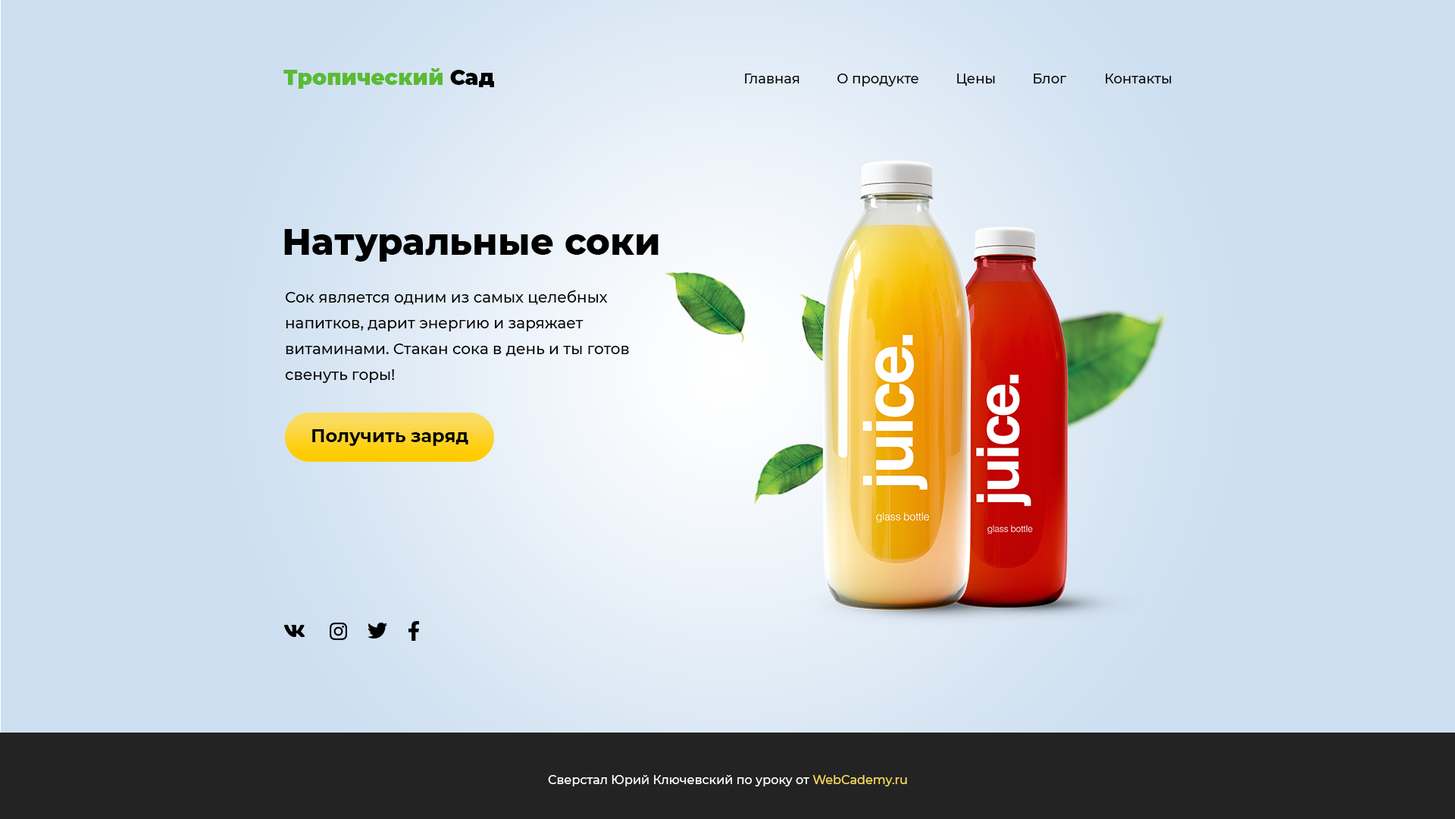
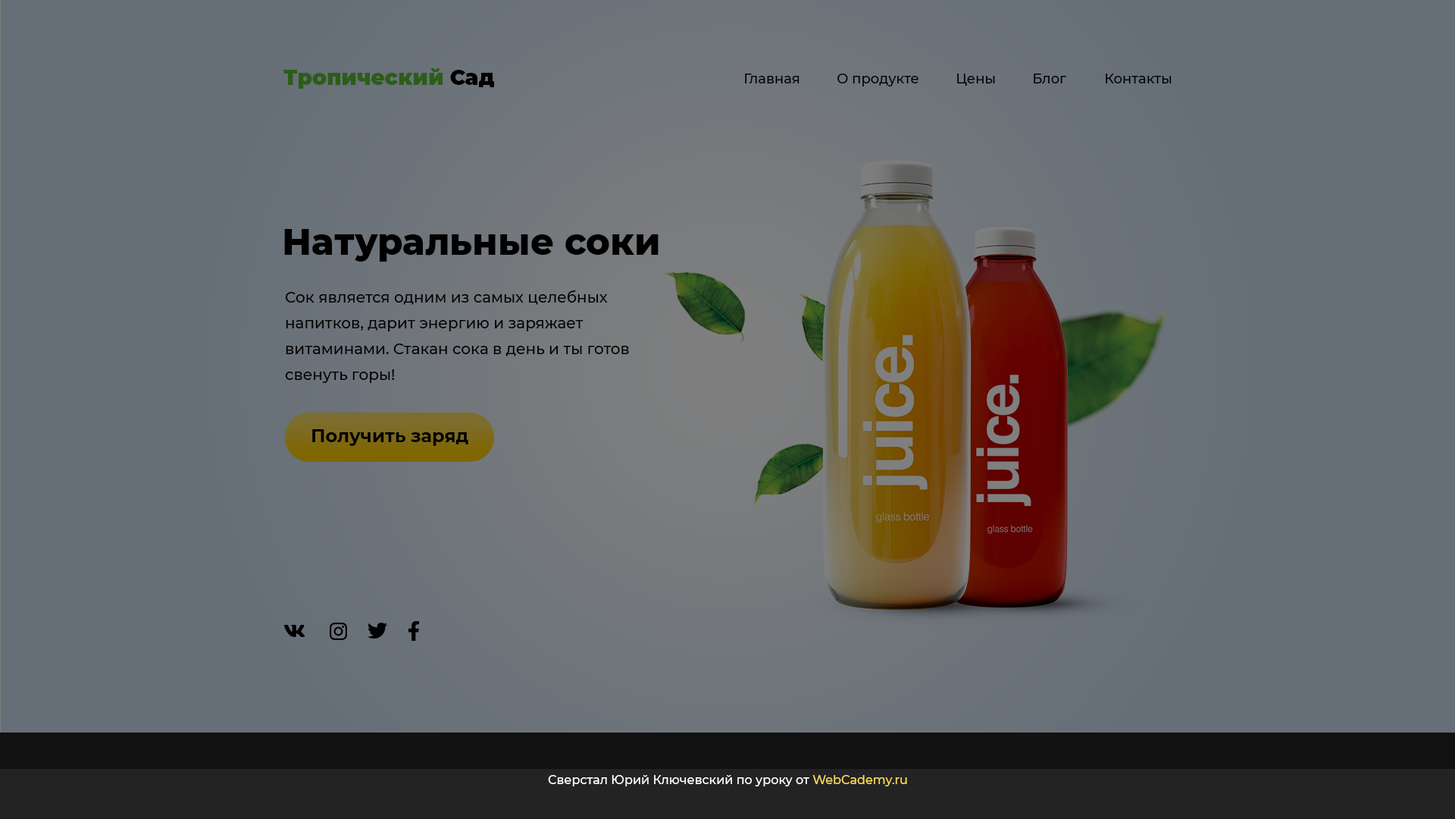
Two versions of the same layered image (1455 x 819). Layer-by-layer changes:
showed "затемнение", painted on it over 0, 0, 1455, 769
